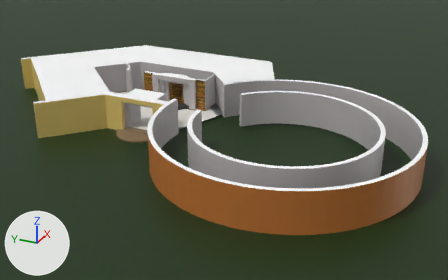
An edit to the FBX model LibraryOA/Assets/Graphics/Meshes/Library_Mesh.fbx, drawn before and after from the same camera.
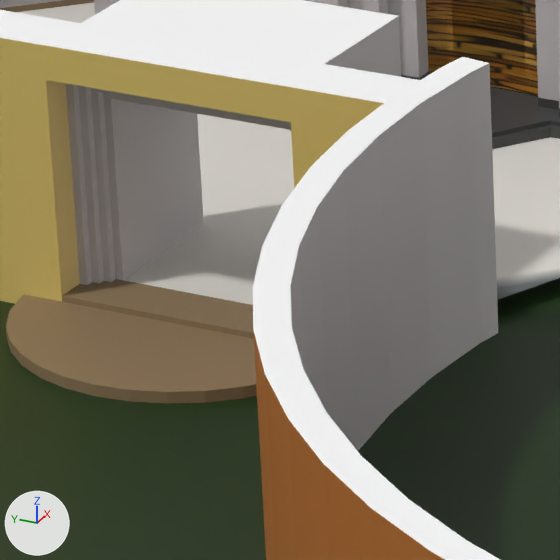
Each version appears first whole from a 50 mm camera at (-75.6, -49.0, 38.8) aimed at (4.8, -12.9, -1.4), and next in a close-up on the part from 26% to 42% of the width and 33% to 58% of the height. Every picture has the same lights, and +X, +Y and +Z are marked at lower left. Where no turn or scale is listed for an object, it has been applied to the vertices.

Before the edit, the objects in view are built like this:
```python
me_plane = bpy.data.meshes.new('Plane')
me_plane.from_pydata(...)  # 959 vertices, 767 faces; spans x -18.8..26.4, y -19.4..53.9, z -0.4..5.3
# faces by material slot: [746, 21]
me_plane.materials.append(mat_ubermaterial)  # picture img_pallete_png
me_plane.materials.append(mat_bricks)
me_plane_002 = bpy.data.meshes.new('Plane.002')
me_plane_002.from_pydata(...)  # 83 vertices, 80 faces; spans x 1.0..16.7, y 14.0..39.3, z 0.0
me_plane_002.materials.append(mat_tilesfloor)
me_plane_003 = bpy.data.meshes.new('Plane.003')
me_plane_003.from_pydata([(-150.0, -150.0, 0.0), (150.0, -150.0, 0.0), (-150.0, 150.0, 0.0), (150.0, 150.0, 0.0)], [], [(0, 1, 3, 2)])
me_plane_003.materials.append(mat_grass)  # dark green #16310b
ob_firstfloor = bpy.data.objects.new('FirstFloor', me_plane)
ob_firstfloor.location = (-0.06, -23.75, -0.27)
ob_grass = bpy.data.objects.new('Grass', me_plane_003)
ob_grass.location = (0.0, 0.0, -0.64)
ob_tilesfloor = bpy.data.objects.new('TilesFloor', me_plane_002)
ob_tilesfloor.location = (-0.06, -23.75, -0.27)
# also in view: 'Stand' at (11.5, -0.5, 0.0)
```
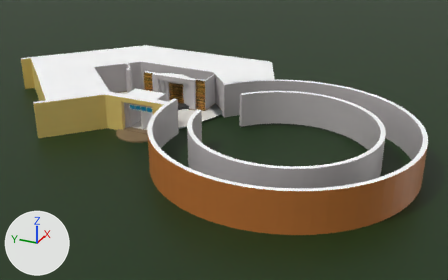
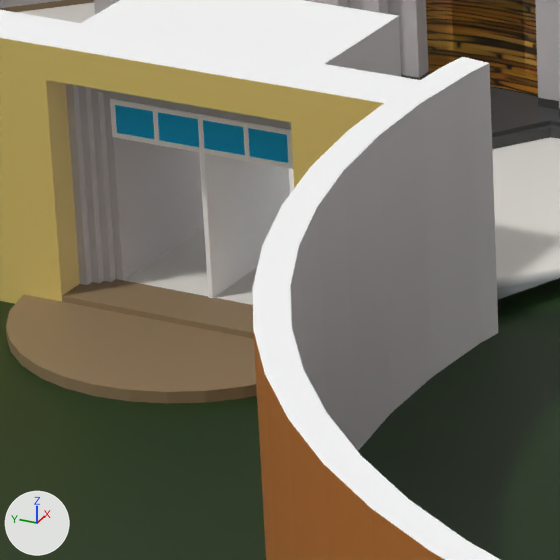
Changed parts and their boxes (x1, y1, x2, y2) in the close-ups (560 x 560 px):
'Partion', added: after (200, 153, 290, 298)
'EnterWindows', added: after (110, 99, 293, 169)
    faces in mat_window (cyan #00afe7): (115, 105, 288, 163)
    faces in mat_ubermaterial (picture img_pallete_png): (110, 99, 293, 169)

Edits to the bpy script that builds the scene:
```text
Add mat_window:
    mat_window = principled_material('Window')
    mat_window.base_color = (0.0, 0.43, 0.8)  # cyan #00afe7
Add me_enterwindows_001:
    me_enterwindows_001.from_pydata(...)  # 112 vertices, 130 faces; spans x -1.58..1.58, y -2.07..2.07, z 0.0..0.8
    # faces by material slot: [128, 2]
    me_enterwindows_001.materials.append(mat_ubermaterial)  # picture img_pallete_png
    me_enterwindows_001.materials.append(mat_window)  # cyan #00afe7
Add me_partion:
    me_partion.from_pydata(...)  # a box spanning x 0.97..4.13, y 23.21..23.31, z 0.0..3.12
    me_partion.materials.append(mat_ubermaterial)  # picture img_pallete_png
Add ob_enterwindows:
    ob_enterwindows = bpy.data.objects.new('EnterWindows', me_enterwindows_001)
    ob_enterwindows.location = (2.49, -0.49, 2.85)
Add ob_partion:
    ob_partion = bpy.data.objects.new('Partion', me_partion)
    ob_partion.location = (-0.06, -23.75, -0.27)
```
